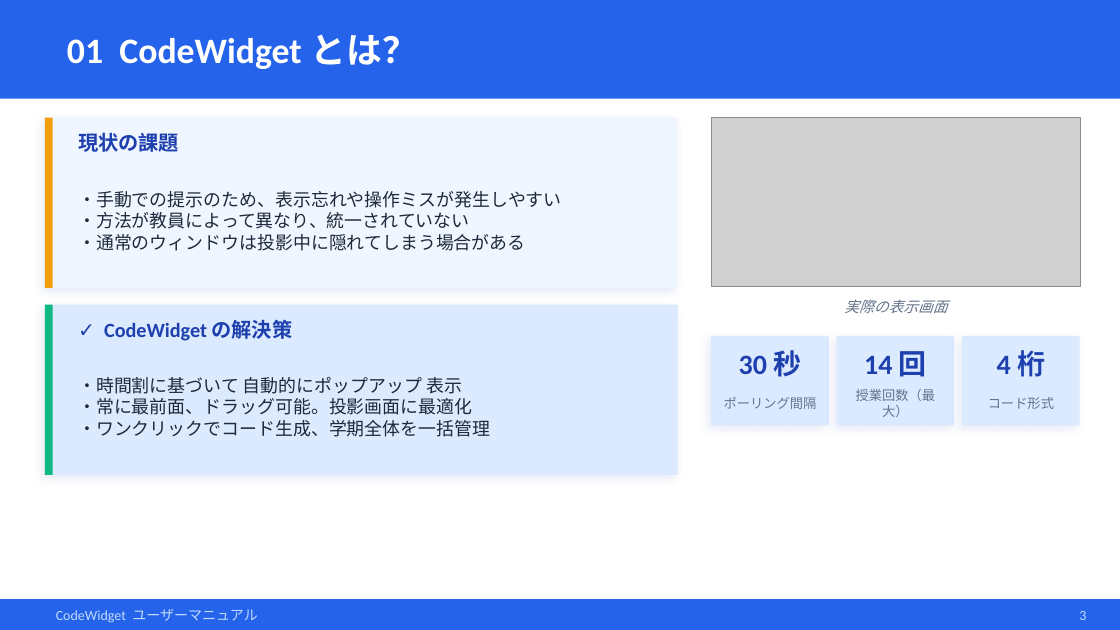
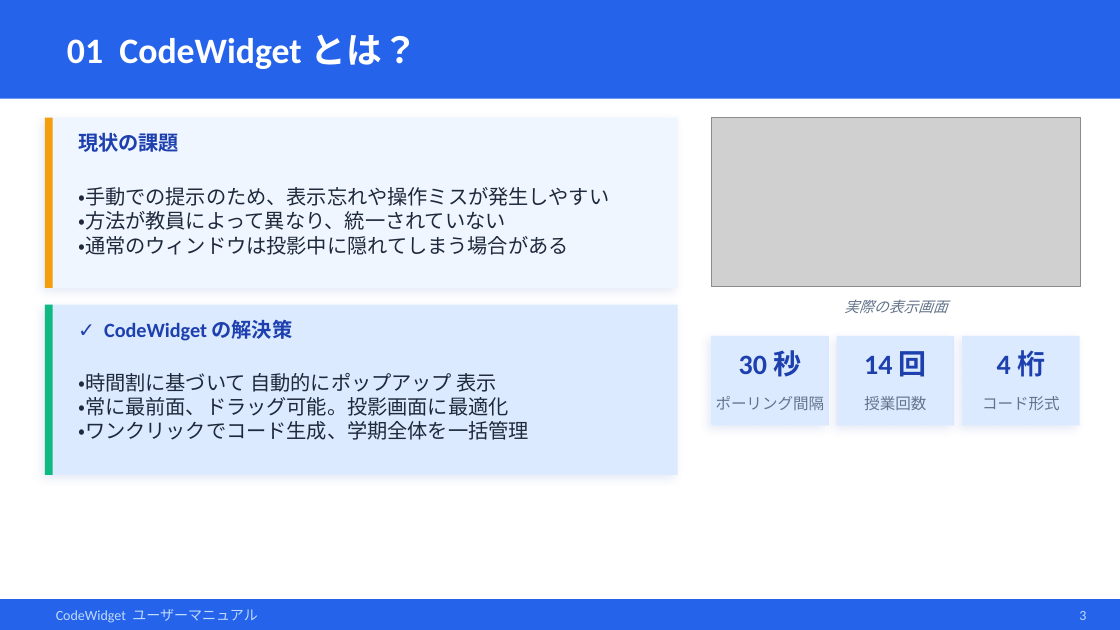
Before and after one commit to sxwins/code-widget, a slide deck: slide 3 of docs/user_manual/CodeWidget_ユーザーマニュアル_JP.pptx. Drawn at 1120x630 pixels with LibreOffice and Linux fonts; fonts in the diff are those of the drawing; grey boxes stand for pictures. Boxes give left, top, right and bottom in pixels: in the first picture for what was removed or moved away, otherwise in the second. Text is boxed around its words. In the diff, an @@ line names an element or a change of style, - is before the commit and + after.

```diff
--- a/docs/user_manual/CodeWidget_ユーザーマニュアル_JP.pptx
+++ b/docs/user_manual/CodeWidget_ユーザーマニュアル_JP.pptx
@@ text "・手動での提示のため、表示忘れや操作ミスが発生しやすい" at [78,187,609,255]: size 11.5 to 13 pt @@
@@ text "・時間割に基づいて 自動的にポップアップ 表示" at [78,373,529,440]: size 11.5 to 13 pt @@
@@ text "ポーリング間隔" at [716,396,825,410]: size 8.5 to 10 pt @@
@@ text "ポーリング間隔": place and size @@
-text "ポーリング間隔" at [724,397,817,409]
+text "ポーリング間隔" at [716,396,825,410]
@@ text "コード形式" at [982,396,1060,410]: size 8.5 to 10 pt @@
@@ text at [864,396,926,410]: text changed; size 8.5 to 10 pt @@
-授業回数（最大）
+授業回数
```
Also in this commit, not shown: 7 other slides changed, 7 other files.
